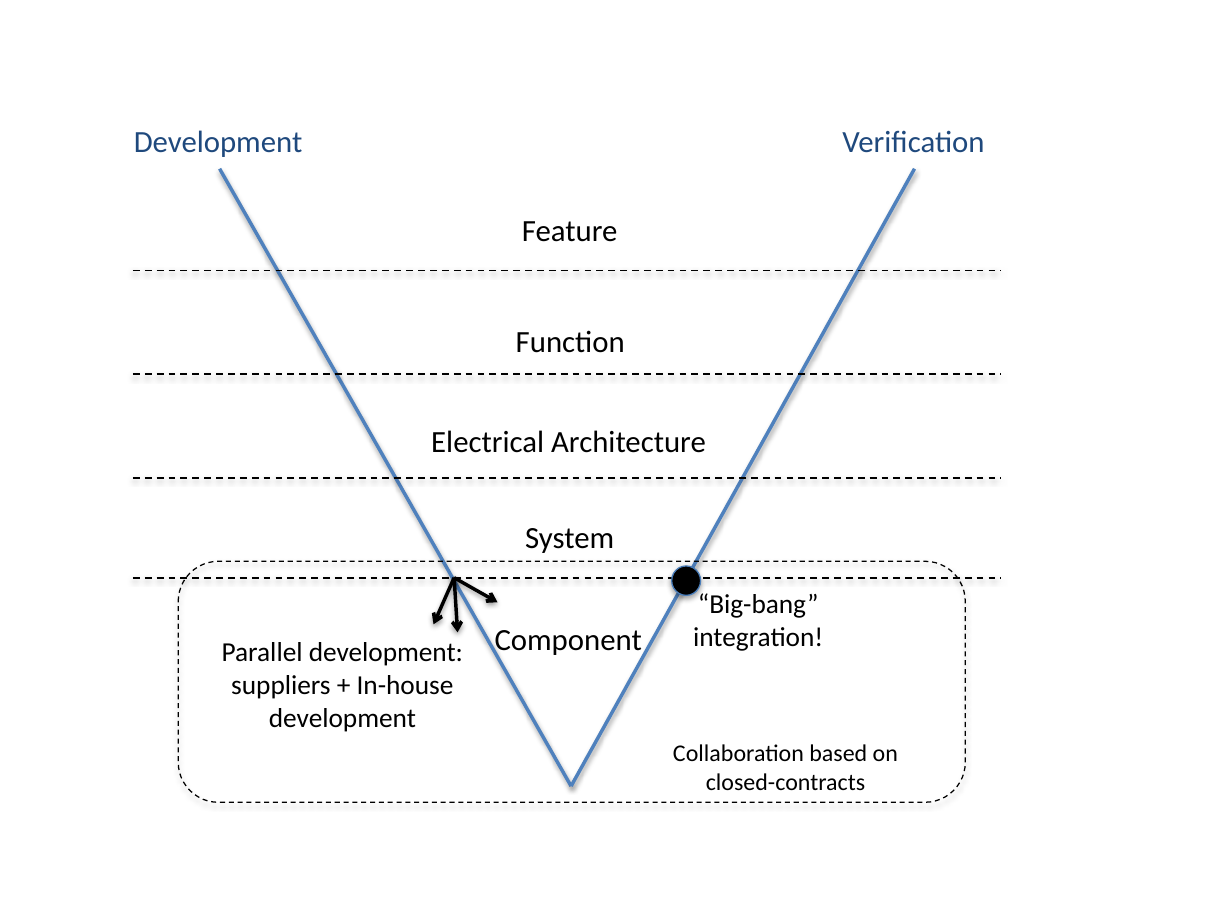
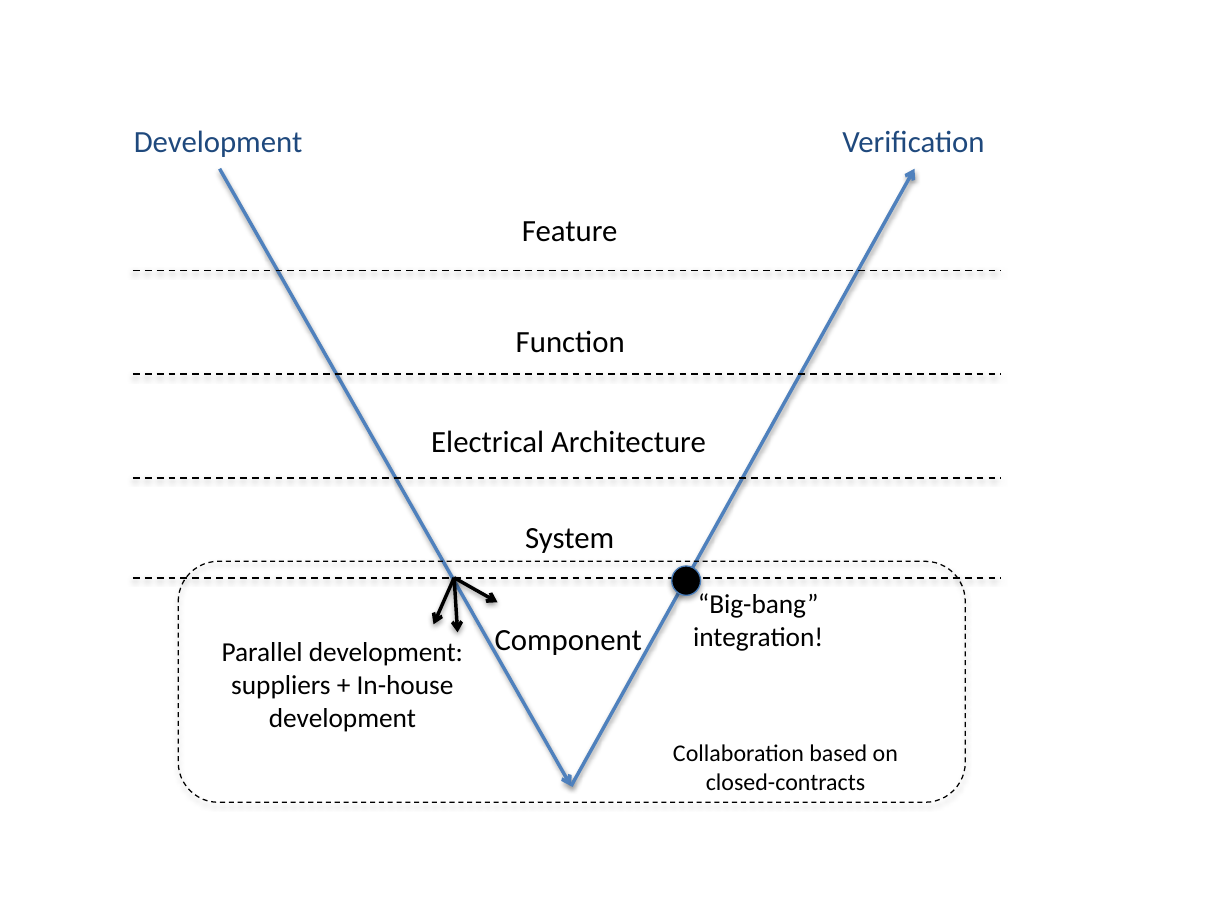
Before and after one commit to PatrizioPelliccione/ICSE2017Rob, a slide deck: slide 1 of figure/V-Model.pptx. Drawn at 1232x924 pixels with LibreOffice and Linux fonts; fonts in the diff are those of the drawing. Boxes give left, top, right and bottom in pixels: in the first picture for what was removed or moved away, otherwise in the second. Text is boxed around its words. In the diff, an @@ line names an element or a change of style, - is before the commit and + after.

```diff
--- a/figure/V-Model.pptx
+++ b/figure/V-Model.pptx
@@ line (219, 169) - (572, 786): line to arrow @@
@@ line (914, 169) - (572, 786): line to arrow @@
```
Also in this commit, not shown: 6 other files.
